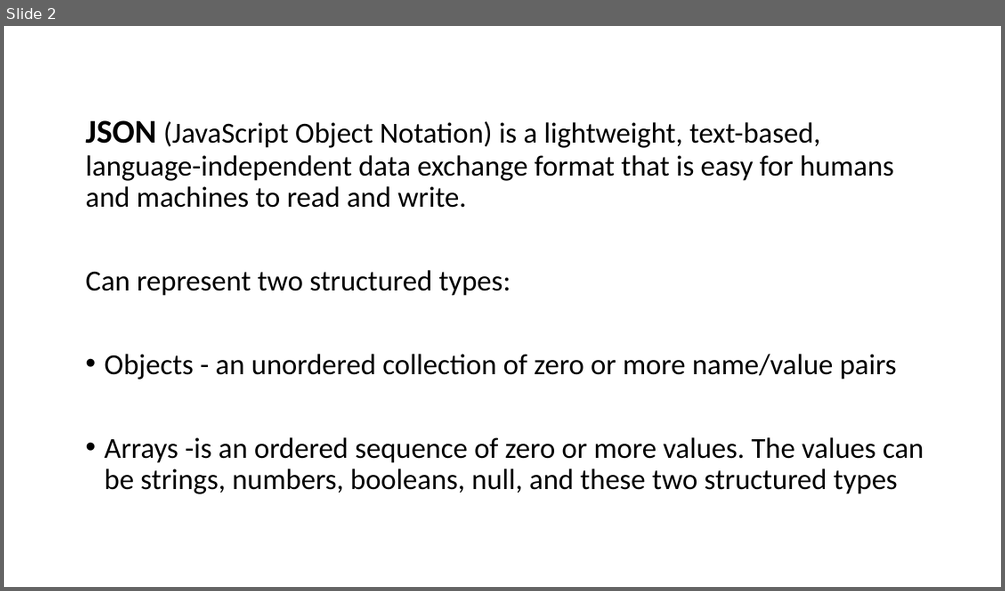
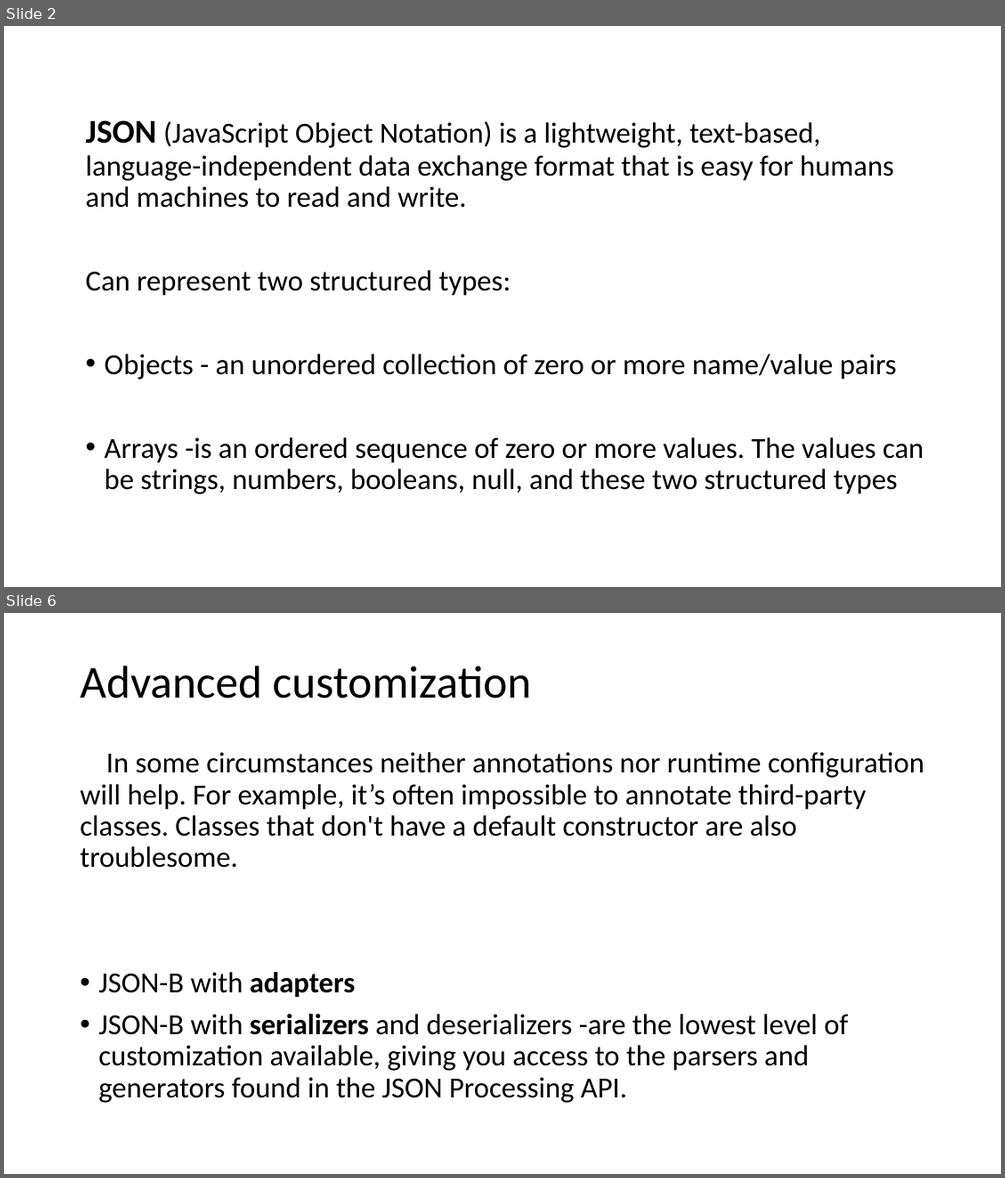
Before and after one commit to Hiruine/prezentari, a slide deck: json_binding(jackson)/presentation.pptx. Shown one above the other, each under a label of ours: slide 2 before the commit, slides 2 and 6 after it; the slides between them are not shown. The pictures are 1005x591 and 1005x1178 pixels, drawn with LibreOffice and Linux fonts; fonts in the diff are those of the drawing. Boxes give left, top, right and bottom in pixels: in the first picture for what was removed or moved away, otherwise in the second. Text is boxed around its words. In the diff, an @@ line names an element or a change of style, - is before the commit and + after.

Commit message:
custom deserialization not done

```diff
--- a/json_binding(jackson)/presentation.pptx
+++ b/json_binding(jackson)/presentation.pptx
@@ slide 6 added at <box>4,613,1001,1174</box>, background #FFFFFF @@
@@ title added at <box>80,666,532,698</box>, 44 pt, text #000000 @@
+Advanced customization
@@ text added at <box>80,752,924,1103</box>, 28 pt, text #000000 @@
+In some circumstances neither annotations nor runtime configuration will help. For example, it’s often impossible to annotate third-party classes. Classes that don't have a default constructor are also troublesome.
+• JSON-B with adapters
+• JSON-B with serializers and deserializers -are the lowest level of customization available, giving you access to the parsers and generators found in the JSON Processing API.
```
Also in this commit, not shown: 3 other slides added, 1 slide removed, 25 other files.
